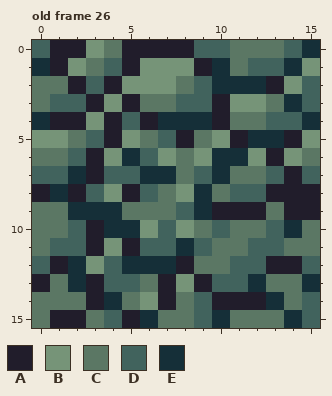
Two versions of one pixel-art file, aseprite/main.aseprite. That is the earlier state.
16x16 pixels, 293 frames. Colours within 5 levels of each other are drawn and written as one. Shown: old frame 26. The commit also changed other frames, which this record leaves out.
Palette (. is transparent): A #211d2b  B #769478  C #5b7764  D #41635d  E #152f38
After:
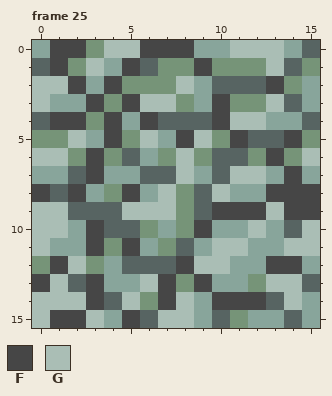
Colours new in this view: F #464646  G #aabeb5
A new or re-ordered frame is compared with the old frame closest to it.
From old to new:
frames 293 -> 299
colour D: #41635d -> #88a59b
colour E: #152f38 -> #576462
Changed rows in their new state; - is a pixel that keeps its letter.
Frame 25 is new; against old frame 26, layer "main":
first column x 0:
 0 -FF-GGFFF--GGG--
 1 -F-G-FE--FBBBG--
 2 GGF-F---G----F--
 3 G--F-FGGB-F--G--
 4 -FF-F-F---FGG---
 5 --G-F-G-FG-F--F-
 6 GGBF----G----F-G
 7 ---F----G--GG-F-
 8 F-F--F-G--G--FFF
 9 GG---GGGB-FFFGFF
10 GG-F-----F-DG--G
11 G--F-F-B--GG--GG
12 BFG-----FGG--FF-
13 FG-F--GF-F--BGG-
14 GGGF-G-FG-FFF-G-
15 GFFG-F-GG--BDD--
Pixel boxes of the changes (left, top, right, bottom) in both pictures:
changed: (32, 40, 320, 328)
